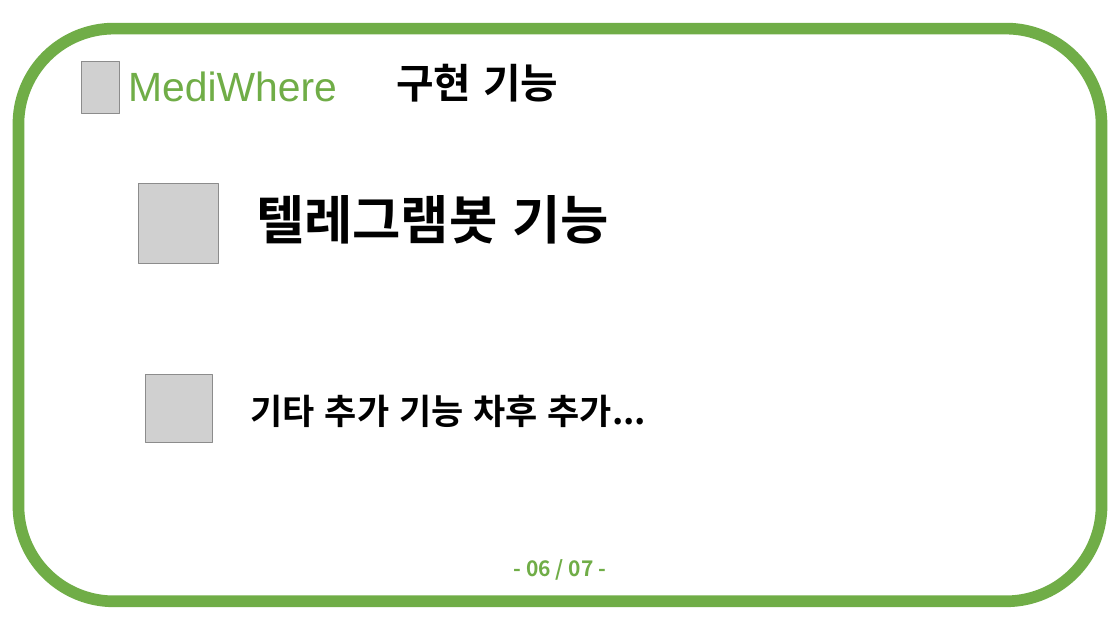
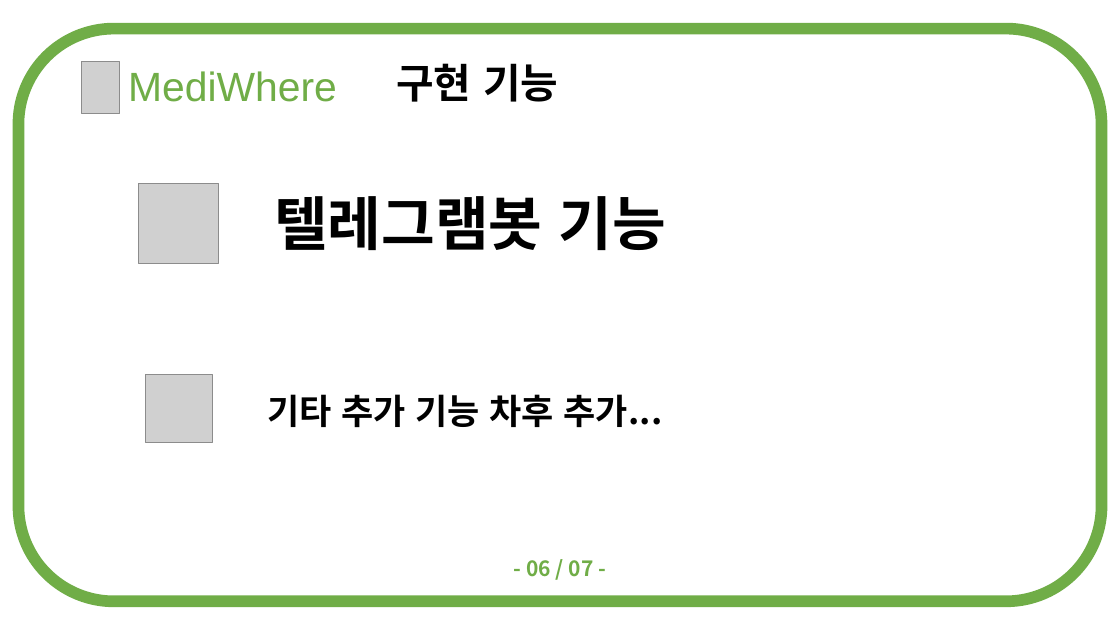
Before and after one commit to doood4/2018_OpenAPI, a slide deck: slide 7 of ppt/2016182037-스크립트언어 1차발표.pptx. Drawn at 1120x630 pixels with LibreOffice and Linux fonts; fonts in the diff are those of the drawing; grey boxes stand for pictures. Boxes give left, top, right and bottom in pixels: in the first picture for what was removed or moved away, otherwise in the second. Text is boxed around its words. In the diff, an @@ line names an element or a change of style, - is before the commit and + after.

```diff
--- a/ppt/2016182037-스크립트언어 1차발표.pptx
+++ b/ppt/2016182037-스크립트언어 1차발표.pptx
@@ text "텔레그램봇 기능" at (274, 196, 666, 250): size 45 to 50 pt @@
@@ text "기타 추가 기능 차후 추가...": place and size @@
-text "기타 추가 기능 차후 추가..." at (251, 394, 646, 427)
+text "기타 추가 기능 차후 추가..." at (267, 394, 663, 427)
```
Also in this commit, not shown: 3 other slides changed.
